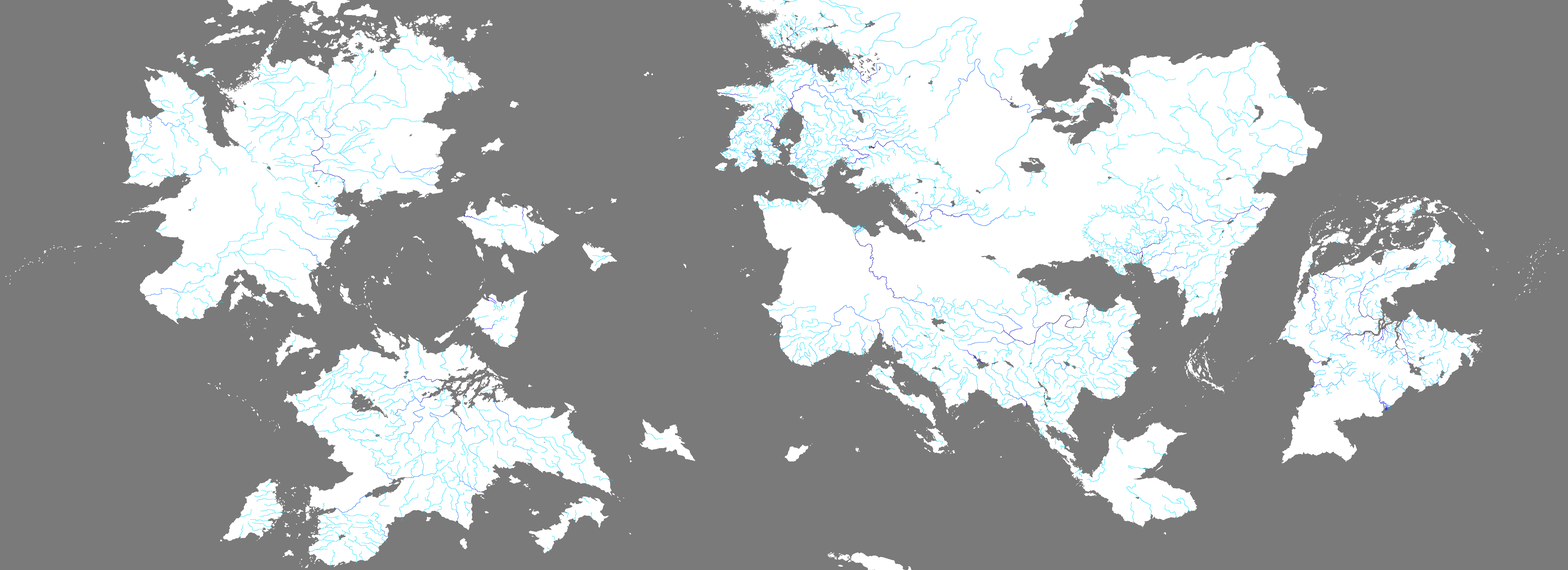
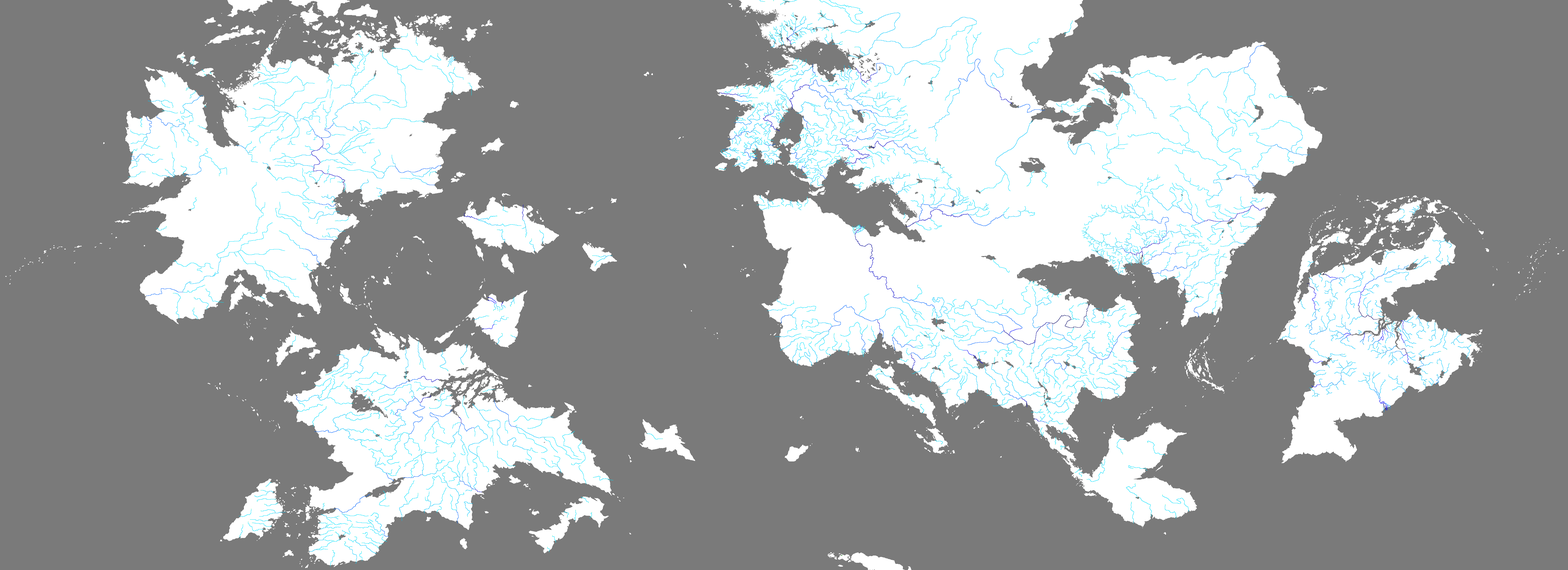
Layers edited between the first and the second 1568×570 image:
painted on "VIC UPDATE" over (267, 45, 1303, 564)
